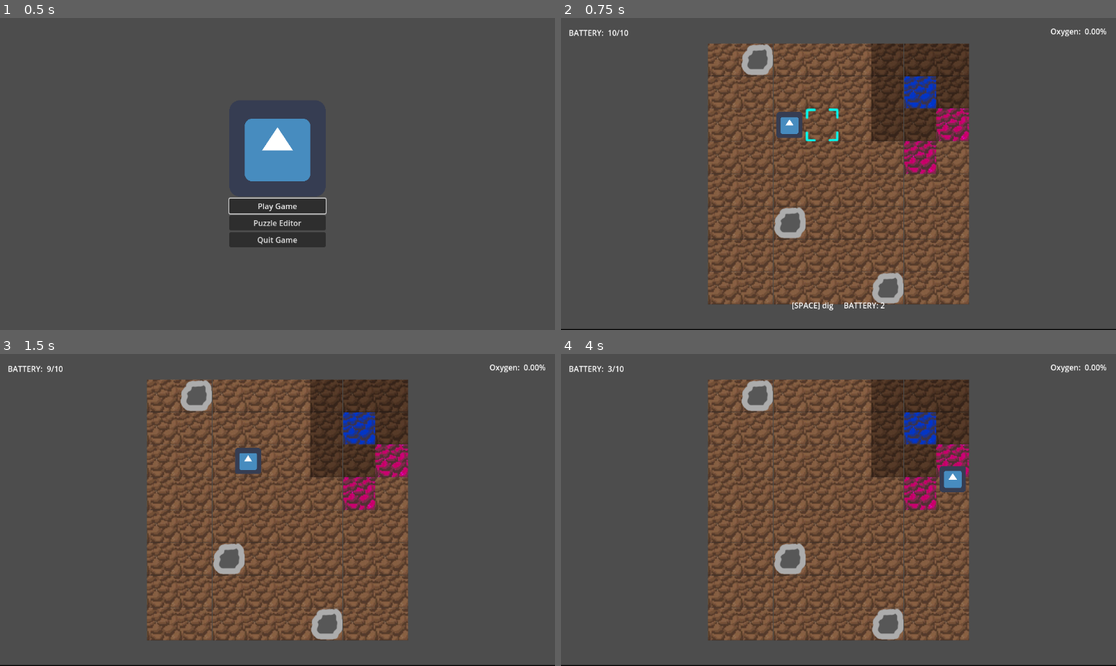
Above: before the commit, frames 1-4 (two rows, left to right).
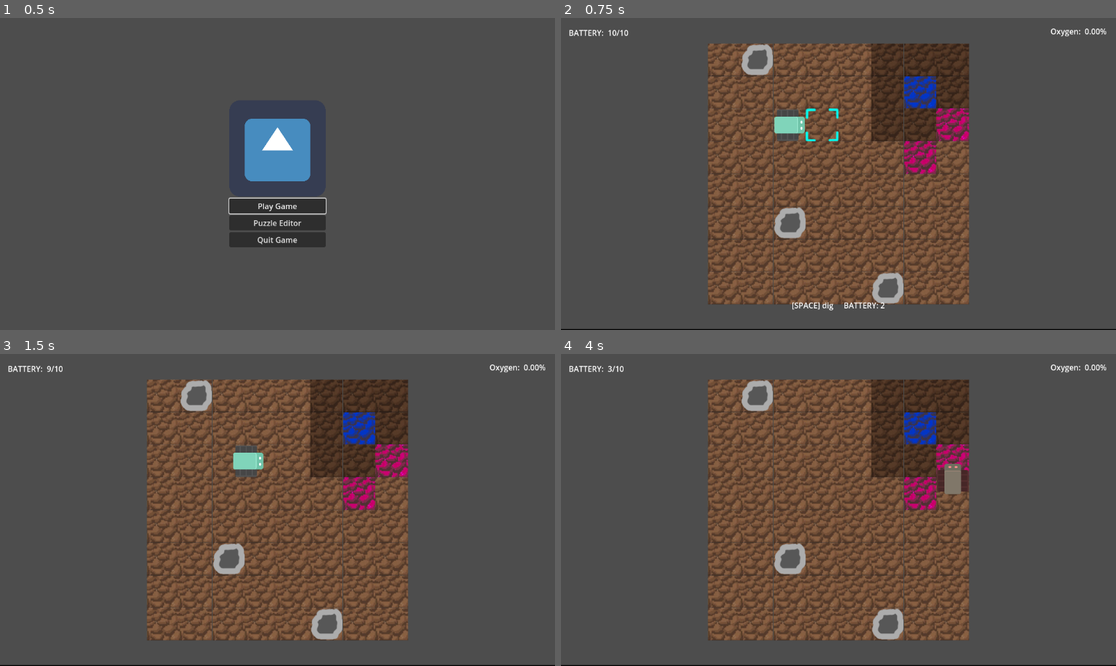
Above: after the commit, the same moments.

Repository: bardunbar/galway-game-jam-23
Game: Godot game, scene res://screens/main_menu/main_menu_scene.tscn
Same seed, same stepped clock (60 frames per second), same inputs: the game is played once before the commit and once after it. The engine's default icon, where the game draws it, is replaced by a stand-in: a white triangle on a blue panel in a dark square.
Inputs:
- Up to frame 1 (0.5 s): no input
- Up to frame 2 (0.75 s): click "Play Game" at 0.5 s
- Up to frame 3 (1.5 s): tap Enter at 1.25 s; hold Right (move_right) from 1.28 s (still down); tap Space (Action_1) at 1.35 s
- Up to frame 4 (4 s): release Right (move_right) at 2.03 s; hold Down (move_down) 2.03-2.78 s; tap Ctrl (Action_2) at 2.1, 3.6 s; hold Right (move_right) 2.78-3.53 s; tap Space (Action_1) at 2.85 s; hold Up (move_up) from 3.53 s (still down)

Frame 1 is identical in both runs. In frame 2, 0.4% of the frame differs, in the area x 38-44%, y 29-40%; in frame 3, 0.4%; in frame 4, 0.5%, in the area x 67-74%, y 35-45%.

Commit message:
Adds updated robot visuals

Diff:
--- a/project/screens/game/Player.tscn
+++ b/project/screens/game/Player.tscn
@@ -1,9 +1,56 @@
-[gd_scene load_steps=2 format=3 uid="uid://b7htpu5jt4t3"]
+[gd_scene load_steps=6 format=3 uid="uid://b7htpu5jt4t3"]
 
-[ext_resource type="Texture2D" uid="uid://ch2c0uus03qn6" path="res://assets/textures/godot_logo.png" id="1_24xae"]
+[ext_resource type="Script" uid="uid://bi6r0conrx3a" path="res://screens/game/player.gd" id="1_5unck"]
+[ext_resource type="Texture2D" uid="uid://dxu06wcr35n26" path="res://assets/textures/spritesheet_robotsTop.png" id="1_24xae"]
+
+[sub_resource type="Animation" id="Animation_24xae"]
+resource_name = "low_on_battery"
+length = 0.5
+loop_mode = 1
+tracks/0/type = "value"
+tracks/0/imported = false
+tracks/0/enabled = true
+tracks/0/path = NodePath("Sprite2D:modulate")
+tracks/0/interp = 1
+tracks/0/loop_wrap = true
+tracks/0/keys = {
+"times": PackedFloat32Array(0, 0.266667, 0.5),
+"transitions": PackedFloat32Array(1, 1, 1),
+"update": 0,
+"values": [Color(1, 1, 1, 1), Color(1, 0, 0, 1), Color(1, 1, 1, 1)]
+}
+
+[sub_resource type="Animation" id="Animation_5unck"]
+length = 0.001
+tracks/0/type = "value"
+tracks/0/imported = false
+tracks/0/enabled = true
+tracks/0/path = NodePath("Sprite2D:modulate")
+tracks/0/interp = 1
+tracks/0/loop_wrap = true
+tracks/0/keys = {
+"times": PackedFloat32Array(0),
+"transitions": PackedFloat32Array(1),
+"update": 0,
+"values": [Color(1, 1, 1, 1)]
+}
+
+[sub_resource type="AnimationLibrary" id="AnimationLibrary_5unck"]
+_data = {
+&"RESET": SubResource("Animation_5unck"),
+&"low_on_battery": SubResource("Animation_24xae")
+}
 
 [node name="Player" type="Node2D"]
+script = ExtResource("1_5unck")
 
 [node name="Sprite2D" type="Sprite2D" parent="."]
-scale = Vector2(0.05, 0.05)
+scale = Vector2(0.4, 0.4)
 texture = ExtResource("1_24xae")
+region_enabled = true
+region_rect = Rect2(0, 0, 148.745, 154.383)
+
+[node name="AnimationPlayer" type="AnimationPlayer" parent="."]
+libraries = {
+&"": SubResource("AnimationLibrary_5unck")
+}
--- a/project/screens/game/game_script.gd
+++ b/project/screens/game/game_script.gd
@@ -46,6 +46,7 @@
 
 func _on_mid_blink():
 	player.curActionPoints = action_points
+	player.animation_player.stop()
 	hud.update_action_points(action_points, action_points)
 	grid.blink()
 
--- a/project/screens/game/player.gd
+++ b/project/screens/game/player.gd
@@ -5,11 +5,16 @@
 
 enum ACTION_TYPE {NONE, MOVE, ROTATE, ACTION}
 
+@export var movementSpeed = 3
+@export var rotationSpeed = 6
+@export var low_on_action_points_amount = 3
+
+@onready var animation_player: AnimationPlayer = $AnimationPlayer
+@onready var player_sprite: Sprite2D = $Sprite2D
+
 var curActionPoints
 var game: GameScript
 var tile_size
-var movementSpeed = 3
-var rotationSpeed = 6
 var curAction = ACTION_TYPE.NONE
 var movementAlpha: float = 0
 var gridPosition: Vector2i
@@ -41,6 +46,8 @@
 func use_action_points(count: int):
 	curActionPoints = max(curActionPoints - count, 0)
 	action_points_changed.emit(curActionPoints)
+	if !animation_player.is_playing() && curActionPoints <= low_on_action_points_amount:
+		animation_player.play("low_on_battery")
 
 func finish_action():
 	movementAlpha = 0
@@ -99,11 +106,18 @@
 	return
 
 func orientTo(newOrientation: Vector2):
-	# TODO: rotate sprite
 	set_faced_tile_highlight(false)
 	orientation = newOrientation
 	curAction = ACTION_TYPE.ROTATE
-	return
+
+	if newOrientation == Vector2.UP:
+		player_sprite.rotation_degrees = 270
+	elif newOrientation == Vector2.DOWN:
+		player_sprite.rotation_degrees = 90
+	elif newOrientation == Vector2.LEFT:
+		player_sprite.rotation_degrees = 180
+	elif newOrientation == Vector2.RIGHT:
+		player_sprite.rotation_degrees = 0
 
 func set_faced_tile_highlight(is_highlighted):
 	var faced_tile = get_facing_tile()
Binary file added: project/assets/textures/spritesheet_robotsTop.png
Not shown, added: project/assets/textures/spritesheet_robotsTop.png.import
